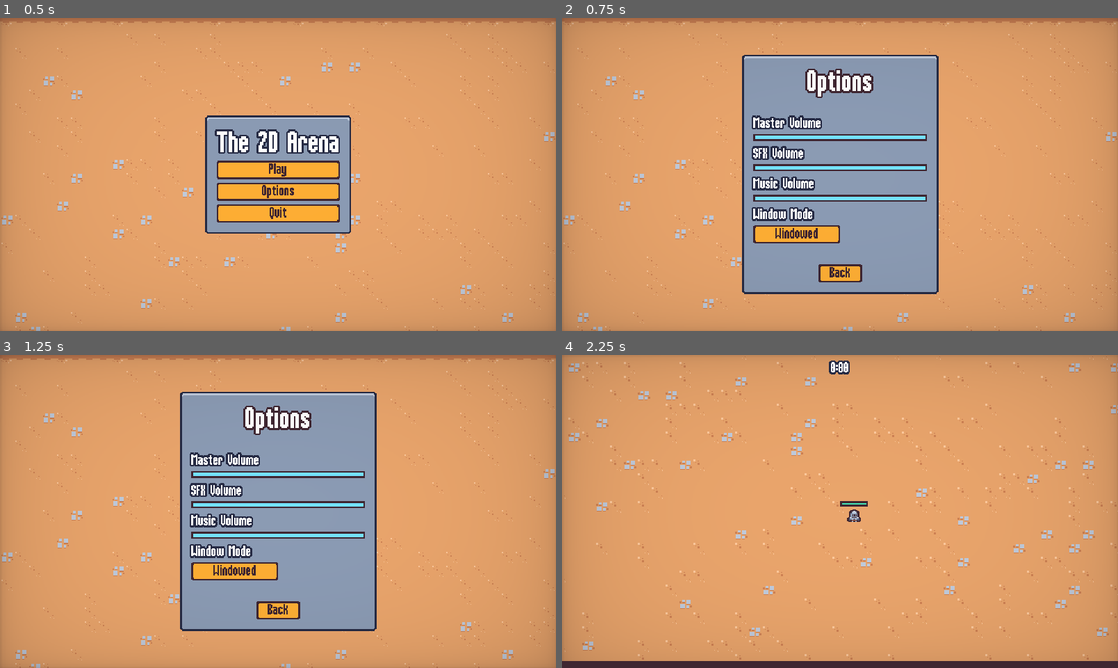
Above: before the commit, frames 1-4 (two rows, left to right).
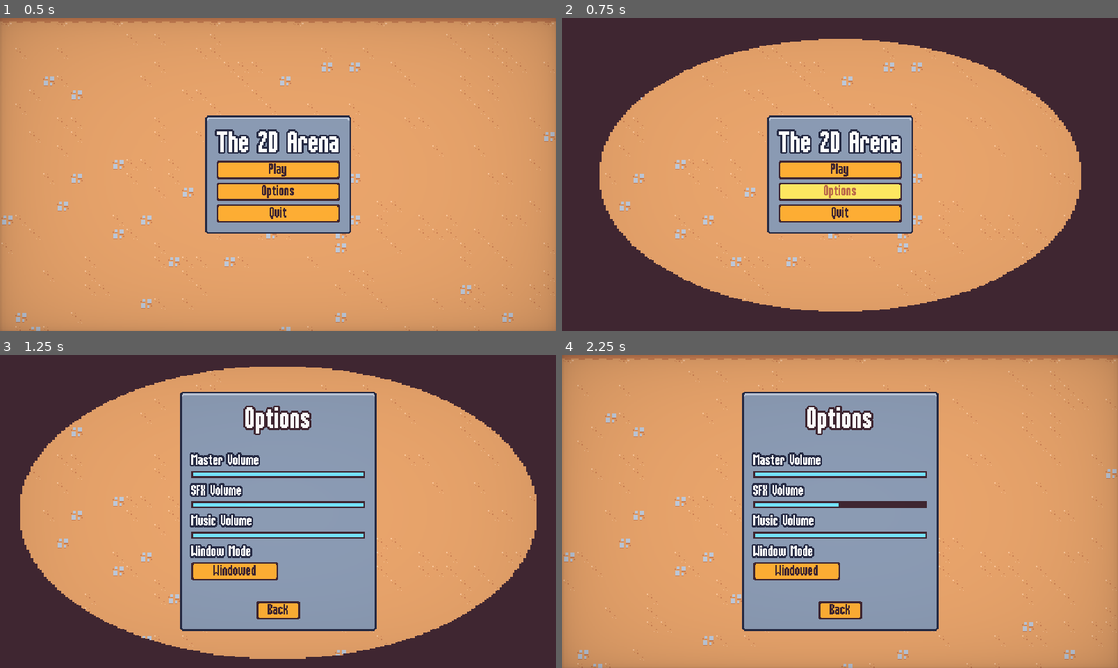
Above: after the commit, the same moments.

Repository: Ford-Narongrit/2DSurvivorsGodot
Game: Godot game, scene res://scenes/ui/main_menu.tscn
The game is run twice, just before and just after one commit, with the same random seed, the same clock (stepped at 60 frames per second) and the same inputs.
Inputs:
- Up to frame 1 (0.5 s): no input
- Up to frame 2 (0.75 s): click "Options" at 0.5 s
- Up to frame 3 (1.25 s): no input
- Up to frame 4 (2.25 s): click "Back" at 1.25 s; click "Play" at 2 s

Frame 1 is identical in both runs. In frame 2, 65% of the frame differs, in the area x 0-100%, y 0-100%; in frame 3, 32%; in frame 4, 34%.

Commit message:
add screen transition

Diff:
--- a/project.godot
+++ b/project.godot
@@ -19,6 +19,7 @@
 
 GameEvents="*res://scenes/autoload/game_events.tscn"
 MusicPlayer="*res://scenes/autoload/music_player.tscn"
+ScreenTransition="*res://scenes/autoload/screen_transition.tscn"
 
 [debug]
 
--- /dev/null
+++ b/scenes/autoload/screen_transition.gd
@@ -0,0 +1,10 @@
+extends CanvasLayer
+
+signal transitioned_halfway
+
+func transition():
+	$AnimationPlayer.play("default")
+	await $AnimationPlayer.animation_finished
+	transitioned_halfway.emit()
+	$AnimationPlayer.play_backwards("default")
+	await $AnimationPlayer.animation_finished
--- /dev/null
+++ b/scenes/autoload/screen_transition.gdshader
@@ -0,0 +1,15 @@
+shader_type canvas_item;
+
+uniform vec4 transition_color : source_color;
+uniform sampler2D transition_texture : filter_nearest;
+uniform float percent: hint_range(0.0, 1.0);
+
+void fragment() {
+	vec4 transition_texture_color = texture(transition_texture, UV);
+	if (transition_texture_color.r > percent) {
+		COLOR.a = 0.0;
+	}
+	else {
+		COLOR = transition_color;
+	}
+}
--- /dev/null
+++ b/scenes/autoload/screen_transition.tscn
@@ -0,0 +1,105 @@
+[gd_scene load_steps=8 format=3 uid="uid://c6ixvksm5v6kn"]
+
+[ext_resource type="Script" path="res://scenes/autoload/screen_transition.gd" id="1_hywnp"]
+[ext_resource type="Shader" path="res://scenes/autoload/screen_transition.gdshader" id="1_wqit1"]
+[ext_resource type="Texture2D" uid="uid://xpqllulb30v2" path="res://assests/ui/screen_transition.png" id="2_ccldp"]
+
+[sub_resource type="Animation" id="Animation_oyjk1"]
+resource_name = "default"
+length = 0.4
+tracks/0/type = "value"
+tracks/0/imported = false
+tracks/0/enabled = true
+tracks/0/path = NodePath("ColorRect:material:shader_parameter/percent")
+tracks/0/interp = 1
+tracks/0/loop_wrap = true
+tracks/0/keys = {
+"times": PackedFloat32Array(0, 0.4),
+"transitions": PackedFloat32Array(1, 1),
+"update": 0,
+"values": [0.0, 1.0]
+}
+tracks/1/type = "method"
+tracks/1/imported = false
+tracks/1/enabled = true
+tracks/1/path = NodePath(".")
+tracks/1/interp = 1
+tracks/1/loop_wrap = true
+tracks/1/keys = {
+"times": PackedFloat32Array(0.4),
+"transitions": PackedFloat32Array(1),
+"values": [{
+"args": [],
+"method": &"emit_transitioned_halfway"
+}]
+}
+tracks/2/type = "value"
+tracks/2/imported = false
+tracks/2/enabled = true
+tracks/2/path = NodePath("ColorRect:visible")
+tracks/2/interp = 1
+tracks/2/loop_wrap = true
+tracks/2/keys = {
+"times": PackedFloat32Array(0, 0.025),
+"transitions": PackedFloat32Array(1, 1),
+"update": 1,
+"values": [false, true]
+}
+
+[sub_resource type="Animation" id="Animation_ggnw4"]
+length = 0.001
+tracks/0/type = "value"
+tracks/0/imported = false
+tracks/0/enabled = true
+tracks/0/path = NodePath("ColorRect:material:shader_parameter/percent")
+tracks/0/interp = 1
+tracks/0/loop_wrap = true
+tracks/0/keys = {
+"times": PackedFloat32Array(0),
+"transitions": PackedFloat32Array(1),
+"update": 0,
+"values": [0.735]
+}
+tracks/1/type = "value"
+tracks/1/imported = false
+tracks/1/enabled = true
+tracks/1/path = NodePath("ColorRect:visible")
+tracks/1/interp = 1
+tracks/1/loop_wrap = true
+tracks/1/keys = {
+"times": PackedFloat32Array(0),
+"transitions": PackedFloat32Array(1),
+"update": 1,
+"values": [false]
+}
+
+[sub_resource type="AnimationLibrary" id="AnimationLibrary_bdent"]
+_data = {
+"RESET": SubResource("Animation_ggnw4"),
+"default": SubResource("Animation_oyjk1")
+}
+
+[sub_resource type="ShaderMaterial" id="ShaderMaterial_o1qg7"]
+shader = ExtResource("1_wqit1")
+shader_parameter/transition_color = Color(0.247059, 0.14902, 0.192157, 1)
+shader_parameter/percent = 0.735
+shader_parameter/transition_texture = ExtResource("2_ccldp")
+
+[node name="ScreenTransition" type="CanvasLayer"]
+process_mode = 3
+layer = 5
+script = ExtResource("1_hywnp")
+
+[node name="AnimationPlayer" type="AnimationPlayer" parent="."]
+libraries = {
+"": SubResource("AnimationLibrary_bdent")
+}
+
+[node name="ColorRect" type="ColorRect" parent="."]
+visible = false
+material = SubResource("ShaderMaterial_o1qg7")
+anchors_preset = 15
+anchor_right = 1.0
+anchor_bottom = 1.0
+grow_horizontal = 2
+grow_vertical = 2
--- a/scenes/ui/end_screen.gd
+++ b/scenes/ui/end_screen.gd
@@ -31,9 +31,15 @@
 
 
 func on_restart_button_pressed():
+	ScreenTransition.transition()
+	await ScreenTransition.transitioned_halfway
+
 	get_tree().paused = false
 	get_tree().change_scene_to_file("res://scenes/main/main.tscn")
 
 
 func on_quit_button_pressed():
-	get_tree().quit()
+	ScreenTransition.transition()
+	await ScreenTransition.transitioned_halfway
+	get_tree().paused = false
+	get_tree().change_scene_to_file("res://scenes/ui/main_menu.tscn")
--- a/scenes/ui/main_menu.gd
+++ b/scenes/ui/main_menu.gd
@@ -10,10 +10,14 @@
 
 
 func on_play_pressed():
+	ScreenTransition.transition()
+	await ScreenTransition.transitioned_halfway
 	get_tree().change_scene_to_file("res://scenes/main/main.tscn")
 
 
 func on_options_pressed():
+	ScreenTransition.transition()
+	await ScreenTransition.transitioned_halfway
 	var options_instance = options_scene.instantiate()
 	add_child(options_instance)
 	options_instance.back_pressed.connect(on_options_closed.bind(options_instance))
--- a/scenes/ui/options_menu.gd
+++ b/scenes/ui/options_menu.gd
@@ -54,4 +54,6 @@
 
 
 func on_back_button_pressed():
+	ScreenTransition.transition()
+	await ScreenTransition.transitioned_halfway
 	back_pressed.emit()
--- a/scenes/ui/pause_menu.gd
+++ b/scenes/ui/pause_menu.gd
@@ -52,12 +52,16 @@
 
 
 func on_options_pressed():
+	ScreenTransition.transition()
+	await ScreenTransition.transitioned_halfway
 	var options_menu_instance = options_menu_scene.instantiate()
 	add_child(options_menu_instance)
 	options_menu_instance.back_pressed.connect(on_options_back_pressed.bind(options_menu_instance))
 
 
 func on_quit_pressed():
+	ScreenTransition.transition()
+	await ScreenTransition.transitioned_halfway
 	get_tree().paused = false
 	get_tree().change_scene_to_file("res://scenes/ui/main_menu.tscn")
 
Binary file added: assests/ui/screen_transition.png
Not shown, added: assests/ui/screen_transition.png.import
